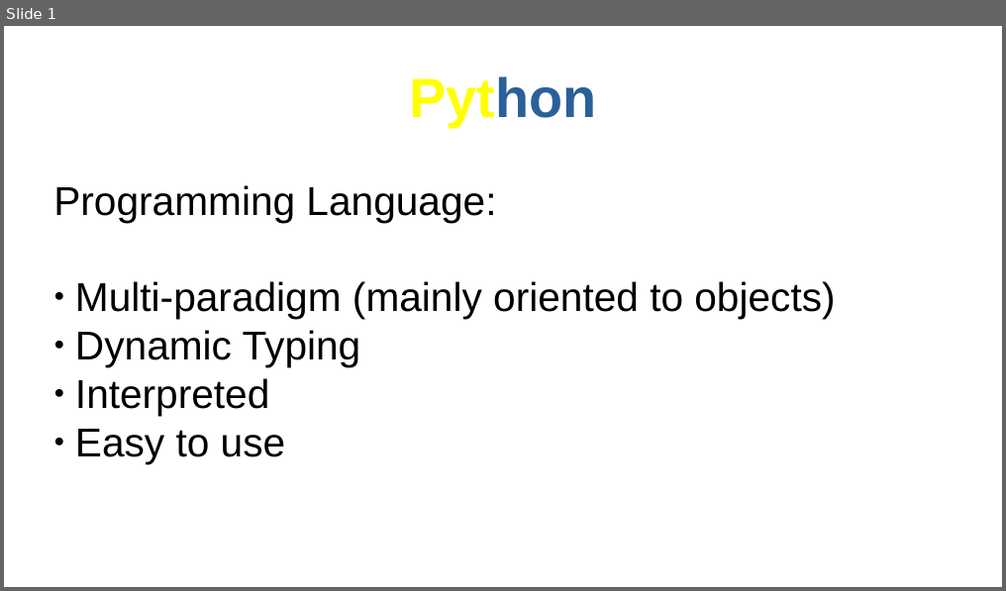
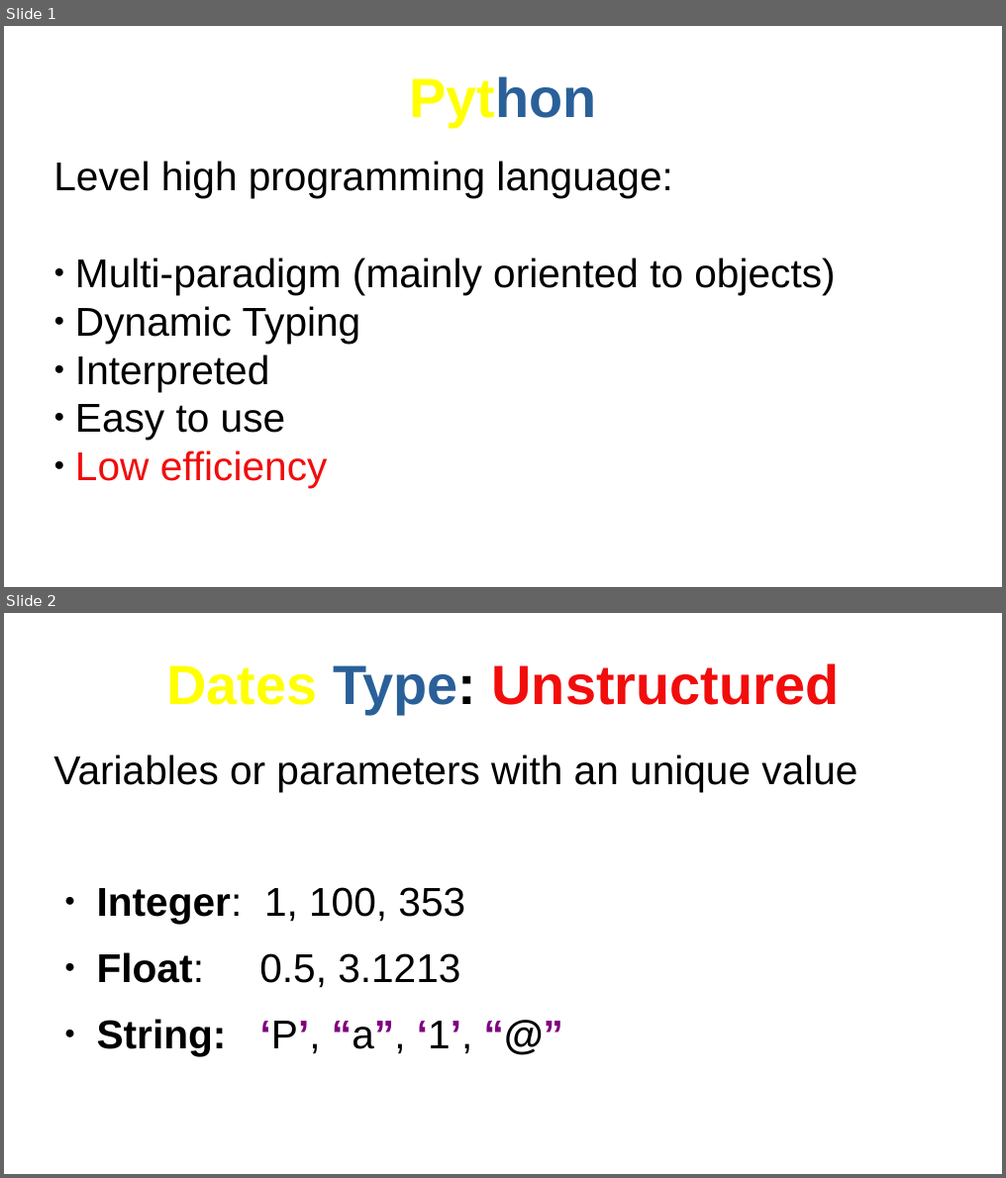
Before and after one commit to AndyDanian/chempyI, a slide deck: presentations/m1/c1.odp. Shown one above the other, each under a label of ours: slide 1 before the commit, slides 1 and 2 after it. The pictures are 1006x591 and 1006x1178 pixels, drawn with LibreOffice and Linux fonts; fonts in the diff are those of the drawing. Boxes give left, top, right and bottom in pixels: in the first picture for what was removed or moved away, otherwise in the second. Text is boxed around its words. In the diff, an @@ line names an element or a change of style, - is before the commit and + after.

Commit message:
unstructurred and structured dates c1

```diff
--- a/presentations/m1/c1.odp
+++ b/presentations/m1/c1.odp
@@ slide 2 added at bbox=[4, 613, 1002, 1174], background #FFFFFF @@
@@ title added at bbox=[166, 663, 840, 714], 44 pt, text #F10D0C, bold @@
+Dates Type: Unstructured
@@ text added at bbox=[54, 755, 857, 988], 32 pt, text #000000 @@
+Variables or parameters with an unique value
+● Integer: 1, 100, 353
+● Float: 0.5, 3.1213
+● String: ‘P’, “a”, ‘1’, “@”
@@ slide 1 changed as well @@
@@ subtitle at bbox=[54, 161, 672, 198]: text changed @@
-Programming Language:
+Level high programming language:
@@ subtitle at bbox=[75, 451, 328, 488]: paragraph added @@
+● Low efficiency
```
Also in this commit, not shown: 3 other slides added.
